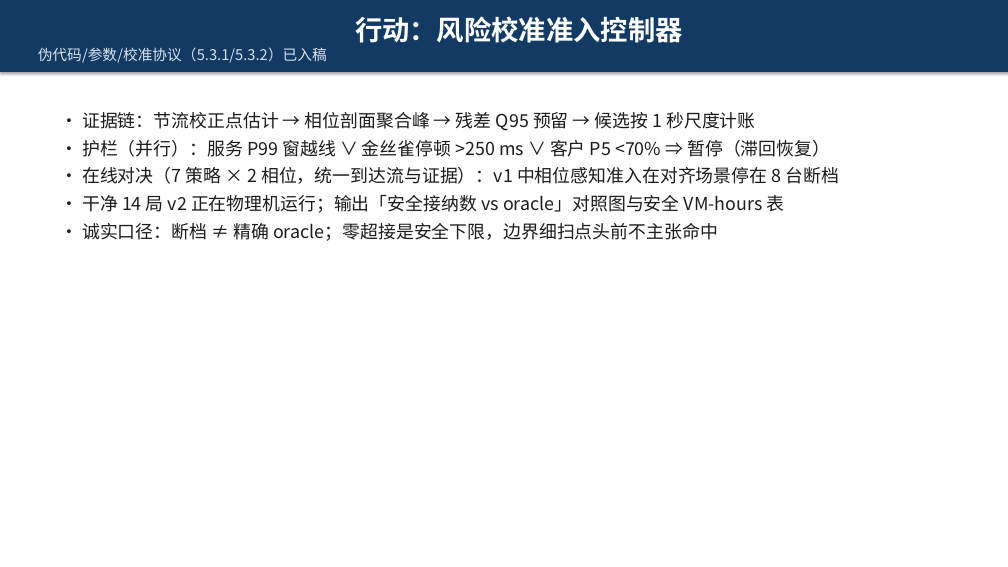
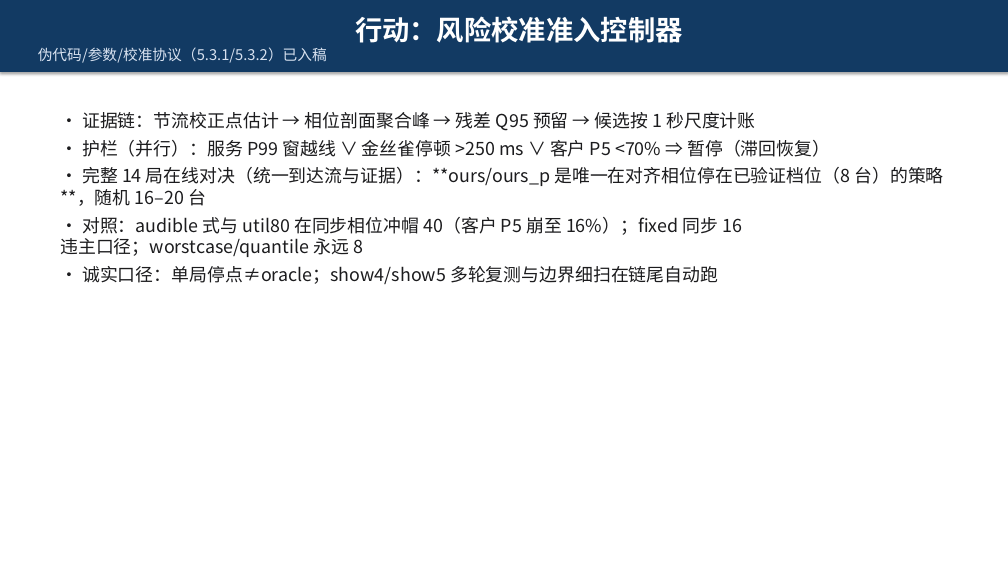
Before and after one commit to 3257085208/Paper, a slide deck: slide 7 of report.pptx. Drawn at 1008x567 pixels with LibreOffice and Linux fonts; fonts in the diff are those of the drawing. Boxes give left, top, right and bottom in pixels: in the first picture for what was removed or moved away, otherwise in the second. Text is boxed around its words. In the diff, an @@ line names an element or a change of style, - is before the commit and + after.

```diff
--- a/report.pptx
+++ b/report.pptx
@@ text at (60,167,943,284): text changed @@
-• 在线对决（7 策略 × 2 相位，统一到达流与证据）：v1 中相位感知准入在对齐场景停在 8 台断档
-• 干净 14 局 v2 正在物理机运行；输出「安全接纳数 vs oracle」对照图与安全 VM-hours 表
-• 诚实口径：断档 ≠ 精确 oracle；零超接是安全下限，边界细扫点头前不主张命中
+• 完整 14 局在线对决（统一到达流与证据）：**ours/ours_p 是唯一在对齐相位停在已验证档位（8 台）的策略**，随机 16–20 台
+• 对照：audible 式与 util80 在同步相位冲帽 40（客户 P5 崩至 16%）；fixed 同步 16 违主口径；worstcase/quantile 永远 8
+• 诚实口径：单局停点≠oracle；show4/show5 多轮复测与边界细扫在链尾自动跑
```
Also in this commit, not shown: 1 other slide changed.
